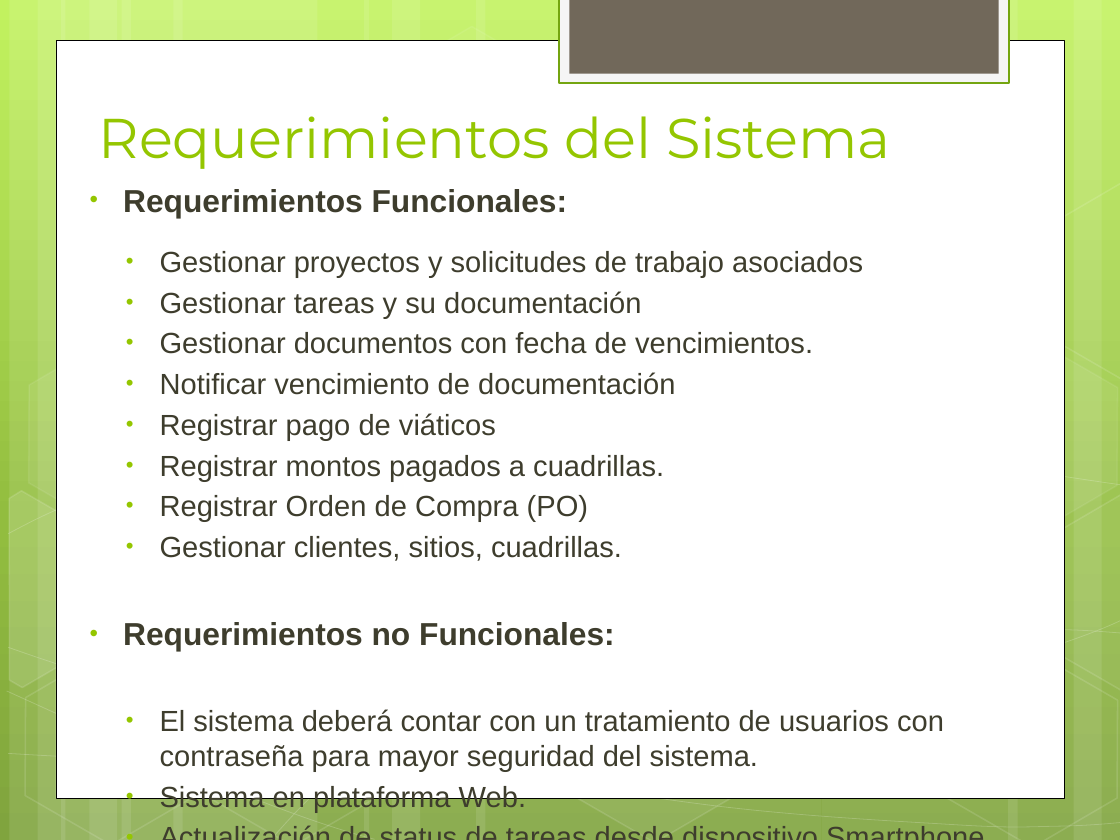
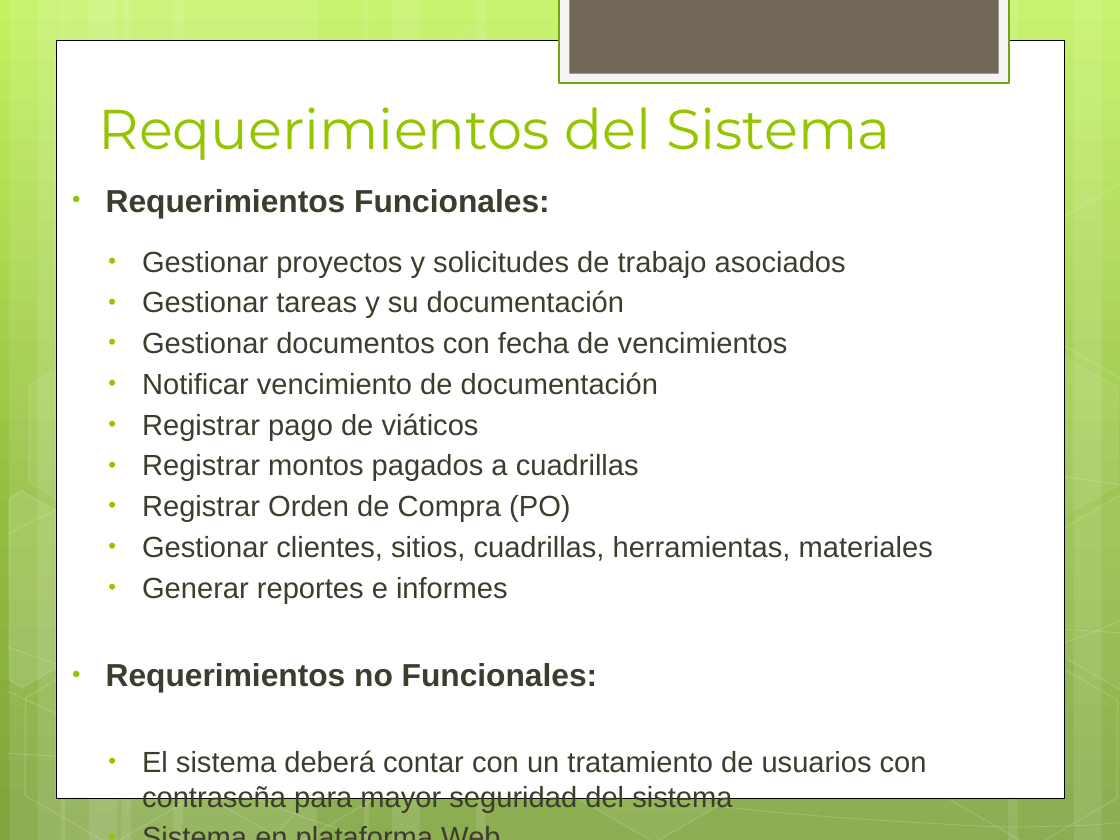
Before and after one commit to ptissera/habilitacion-profesional-2012-4k4, a slide deck: slide 9 of Documentacion/Proyecto/Presentacion Final/Exposicion Final.pptx. Drawn at 1120x840 pixels with LibreOffice and Linux fonts; fonts in the diff are those of the drawing. Boxes give left, top, right and bottom in pixels: in the first picture for what was removed or moved away, otherwise in the second. Text is boxed around its words. In the diff, an @@ line names an element or a change of style, - is before the commit and + after.

```diff
--- a/Documentacion/Proyecto/Presentacion Final/Exposicion Final.pptx
+++ b/Documentacion/Proyecto/Presentacion Final/Exposicion Final.pptx
@@ title "Requerimientos del Sistema": place and size @@
-title "Requerimientos del Sistema" at [99,116,891,169]
+title "Requerimientos del Sistema" at [99,107,891,160]
@@ text "Requerimientos Funcionales:": place and size @@
-text "Requerimientos Funcionales:" at [123,189,944,812]
+text "Requerimientos Funcionales:" at [106,189,933,812]
@@ text at [142,332,788,354]: text changed @@
-  • Gestionar documentos con fecha de vencimientos.
+  • Gestionar documentos con fecha de vencimientos
@@ text at [142,454,639,481]: text changed @@
-  • Registrar montos pagados a cuadrillas.
+  • Registrar montos pagados a cuadrillas
@@ text at [142,536,933,603]: text changed @@
-  • Gestionar clientes, sitios, cuadrillas.
+  • Gestionar clientes, sitios, cuadrillas, herramientas, materiales
+  • Generar reportes e informes
@@ text at [142,750,927,812]: text changed @@
-  • El sistema deberá contar con un tratamiento de usuarios con contraseña para mayor seguridad del sistema.
-  • Sistema en plataforma Web.
+  • El sistema deberá contar con un tratamiento de usuarios con contraseña para mayor seguridad del sistema
+  • Sistema en plataforma Web
```
Also in this commit, not shown: 7 other slides changed.
